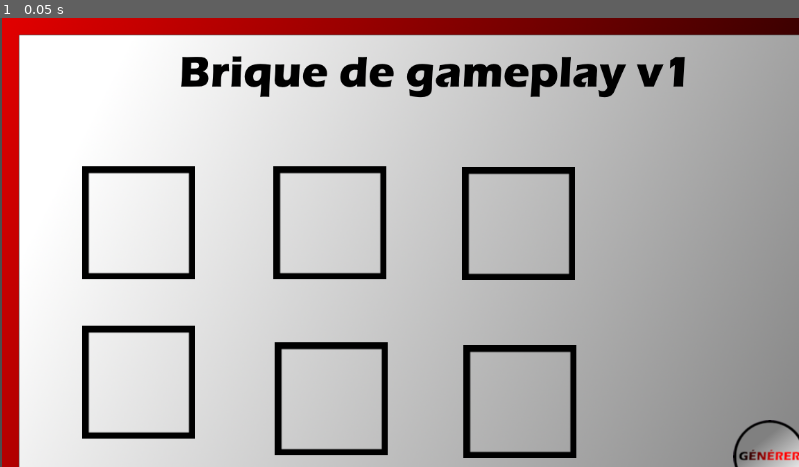
Above: before the commit, frame 1.
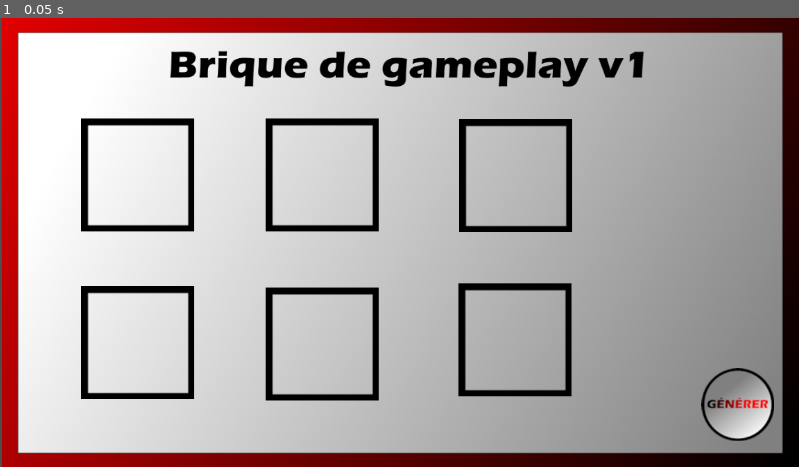
Above: after the commit, the same moment.

Repository: Loic-de-tlse3/BE-Moteur-de-jeux-videos
Game: Godot game, scene res://base.tscn
Same seed, same stepped clock (60 frames per second), same inputs: the game is played once before the commit and once after it.
Inputs:
- Up to frame 1 (0.05 s): no input

The runs differ from the first frame. In frame 1, 19% of the frame differs, in the area x 2-100%, y 3-100%.

Commit message:
Tableau modifié avec redimensionnement

Diff:
--- a/brique-de-gameplay/base.tscn
+++ b/brique-de-gameplay/base.tscn
@@ -20,11 +20,12 @@
 script = SubResource("GDScript_r1nga")
 
 [node name="Cadre" type="Sprite2D" parent="."]
-position = Vector2(615, 375)
+position = Vector2(578, 325)
+scale = Vector2(0.939542, 0.866667)
 texture = ExtResource("1_ofufm")
 
 [node name="CadreNull" type="Sprite2D" parent="."]
-position = Vector2(200, 296)
+position = Vector2(199, 227)
 texture = ExtResource("2_ycdi5")
 
 [node name="StaticBody2D" type="StaticBody2D" parent="CadreNull" groups=["dropable"]]
@@ -32,15 +33,8 @@
 
 [node name="CollisionShape2D" type="CollisionShape2D" parent="CadreNull/StaticBody2D"]
 
-[node name="ColorRect" type="ColorRect" parent="CadreNull/StaticBody2D"]
-offset_left = -72.0
-offset_top = -72.0
-offset_right = 72.0
-offset_bottom = 72.0
-color = Color(1, 1, 1, 0)
-
 [node name="CadreNull2" type="Sprite2D" parent="." groups=["dropable"]]
-position = Vector2(200, 526)
+position = Vector2(199, 469)
 texture = ExtResource("2_ycdi5")
 
 [node name="StaticBody2D" type="StaticBody2D" parent="CadreNull2"]
@@ -48,21 +42,21 @@
 [node name="CollisionShape2D" type="CollisionShape2D" parent="CadreNull2/StaticBody2D"]
 
 [node name="CadreNull3" type="Sprite2D" parent="."]
-position = Vector2(478, 550)
+position = Vector2(465, 471)
 texture = ExtResource("2_ycdi5")
 
 [node name="CadreNull4" type="Sprite2D" parent="."]
-position = Vector2(476, 296)
+position = Vector2(465, 227)
 texture = ExtResource("2_ycdi5")
 
 [node name="CadreNull5" type="Sprite2D" parent="."]
-position = Vector2(750, 554)
+position = Vector2(743, 465)
 texture = ExtResource("2_ycdi5")
 
 [node name="CadreNull6" type="Sprite2D" parent="."]
-position = Vector2(748, 297)
+position = Vector2(744, 228)
 texture = ExtResource("2_ycdi5")
 
 [node name="Bouton" type="Sprite2D" parent="."]
-position = Vector2(1110, 633)
+position = Vector2(1064, 558)
 texture = ExtResource("3_mnc3g")
